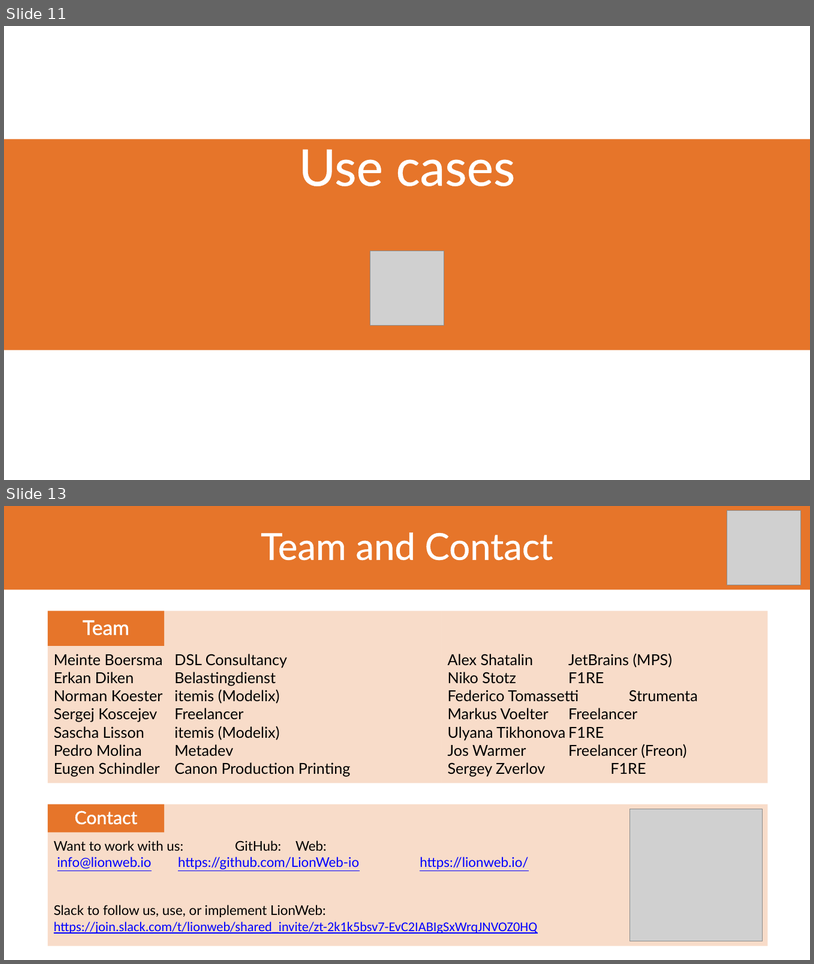
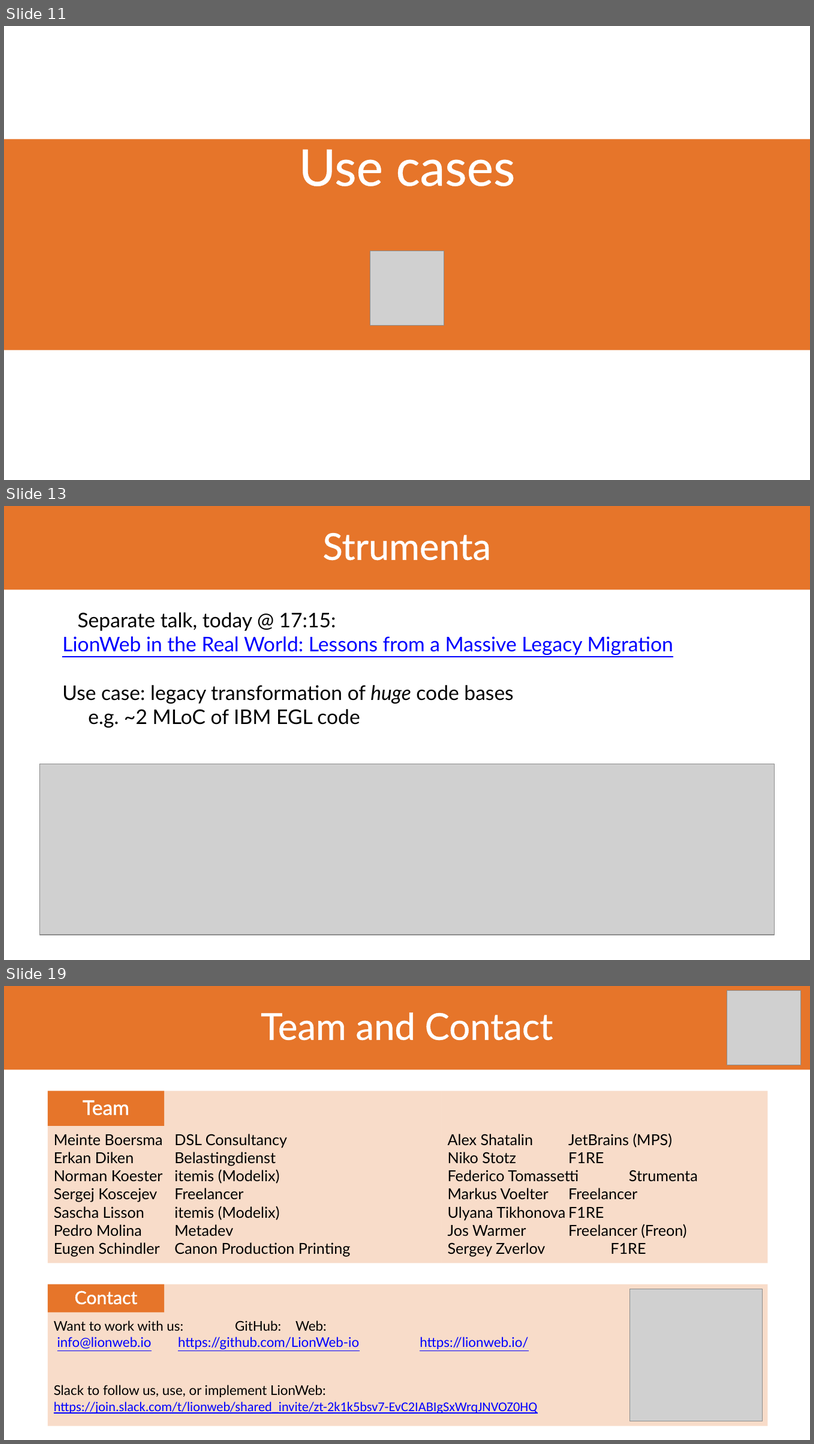
Before and after one commit to LionWeb-io/specification, a slide deck: conference-talks/LangDev/2026/LangDev 2026 Talk.pptx. Shown one above the other, each under a label of ours: slides 11 and 13 before the commit, slides 11, 13 and 19 after it; the slides between them are not shown. The pictures are 814x964 and 814x1444 pixels, drawn with LibreOffice and Linux fonts; fonts in the diff are those of the drawing; grey boxes stand for pictures; background and template pictures are left out. Boxes give left, top, right and bottom in pixels: in the first picture for what was removed or moved away, otherwise in the second. Text is boxed around its words. In the diff, an @@ line names an element or a change of style, - is before the commit and + after.

```diff
--- a/conference-talks/LangDev/2026/LangDev 2026 Talk.pptx
+++ b/conference-talks/LangDev/2026/LangDev 2026 Talk.pptx
@@ slide 13 added at <box>4,506,810,960</box>, background #FFFFFF @@
@@ title added at <box>4,506,810,589</box>, fill #E6752A, 44 pt, text #FFFFFF @@
+Strumenta
@@ text added at <box>62,612,674,727</box>, 24 pt, text #000000 @@
+  Separate talk, today @ 17:15:
+  LionWeb in the Real World: Lessons from a Massive Legacy Migration
+  Use case: legacy transformation of huge code bases
+  e.g. ~2 MLoC of IBM EGL code
@@ picture added at <box>39,764,775,934</box> @@
@@ what was slide 13 is now slide 19 @@
```
Also in this commit, not shown: 4 slides changed, 6 other slides added, 1 slide removed, 1 other file.
